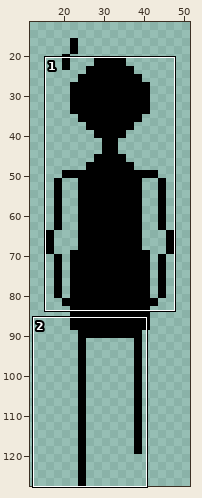
Edited in one commit: pixel-art file (new_assets/player_walk_vertical.aseprite). Above, an overview of the earlier version with the close-up marked.
Close-up. Old version:
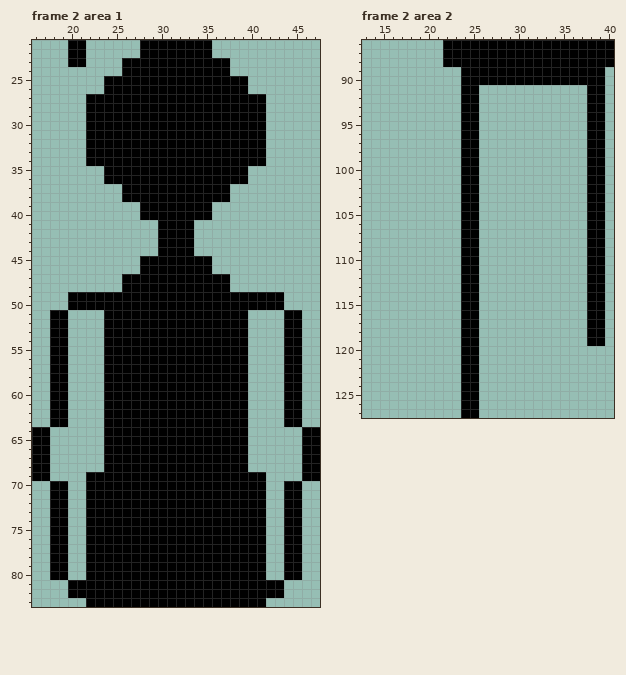
64x128 pixels, 2 frames. Shown: frame 2 area 1: x 16..47, y 21..83; frame 2 area 2: x 13..40, y 86..127. The wide view leaves out empty margins. The commit also changed other frames or places, which this record leaves out.
And afterwards:
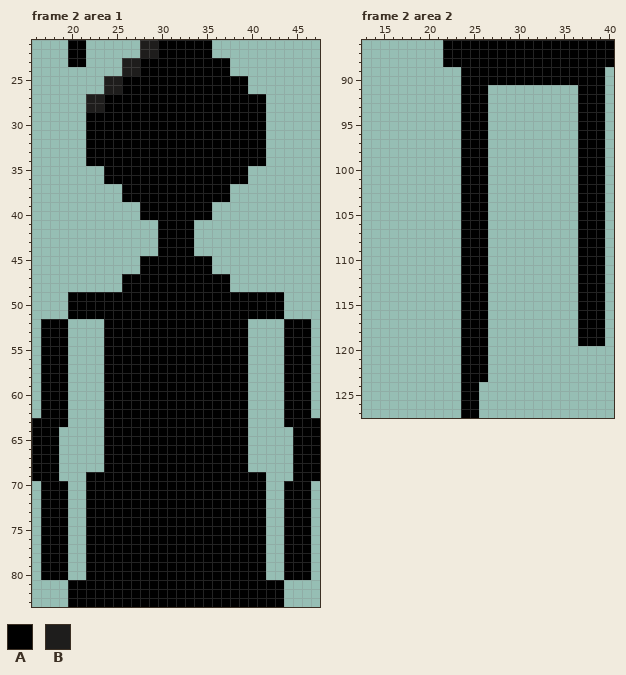
Palette (. is transparent): A #000000  B #1e1d1c
The edit:
Changed rows in their new state; - is an unchanged pixel.
Frame 2 area 1:
first column x 22:
21 ------BB
22 ------BB
23 ----BB--
24 ----BB--
25 --BB----
26 --BB----
27 BB------
28 BB------
first column x 16:
51 --..AAAA----------------AAAA..--
52 -A----------------------------A-
53 -A----------------------------A-
54 -A----------------------------A-
55 -A----------------------------A-
56 -A----------------------------A-
57 -A----------------------------A-
58 -A----------------------------A-
59 -A----------------------------A-
60 -A----------------------------A-
61 -A----------------------------A-
62 -A----------------------------A-
63 AA----------------------------AA
64 --A--------------------------A--
65 --A--------------------------A--
66 --A--------------------------A--
67 --A--------------------------A--
68 --A--------------------------A--
69 --A--------------------------A--
70 -A----------------------------A-
71 -A----------------------------A-
72 -A----------------------------A-
73 -A----------------------------A-
74 -A----------------------------A-
75 -A----------------------------A-
76 -A----------------------------A-
77 -A----------------------------A-
78 -A----------------------------A-
79 -A----------------------------A-
80 -A----------------------------A-
83 ----AA--------------------AA----
Frame 2 area 2:
first column x 26:
 91 A----------A
 92 A----------A
 93 A----------A
 94 A----------A
 95 A----------A
 96 A----------A
 97 A----------A
 98 A----------A
 99 A----------A
100 A----------A
101 A----------A
102 A----------A
103 A----------A
104 A----------A
105 A----------A
106 A----------A
107 A----------A
108 A----------A
109 A----------A
110 A----------A
111 A----------A
112 A----------A
113 A----------A
114 A----------A
115 A----------A
116 A----------A
117 A----------A
118 A----------A
119 A----------A
120 A-----------
121 A-----------
122 A-----------
123 A-----------
